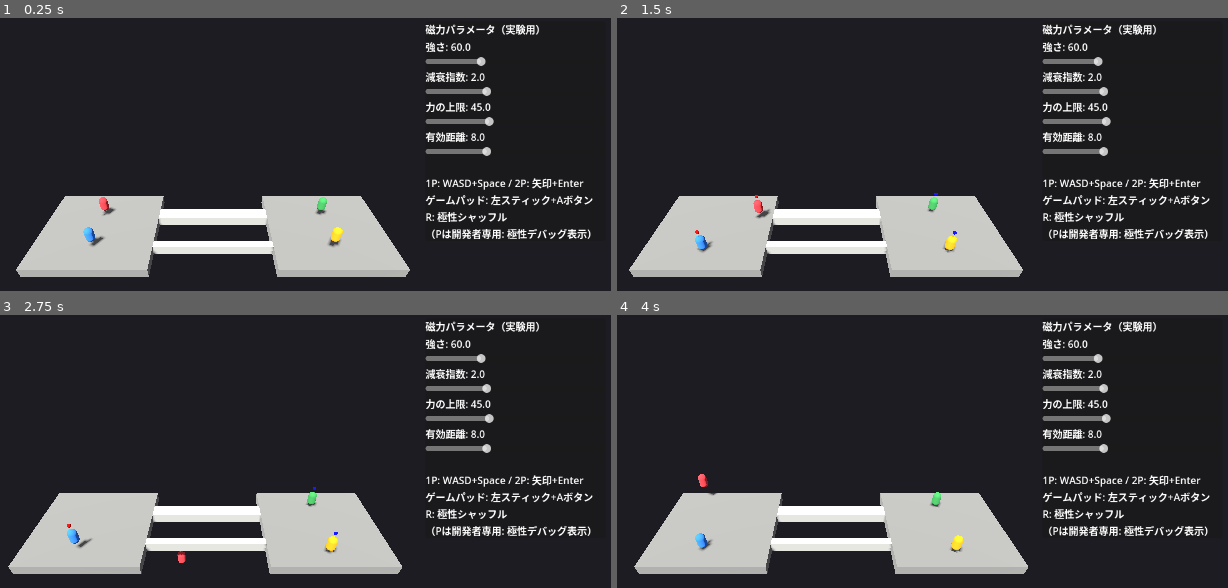
Above: before the commit, frames 1-4 (two rows, left to right).
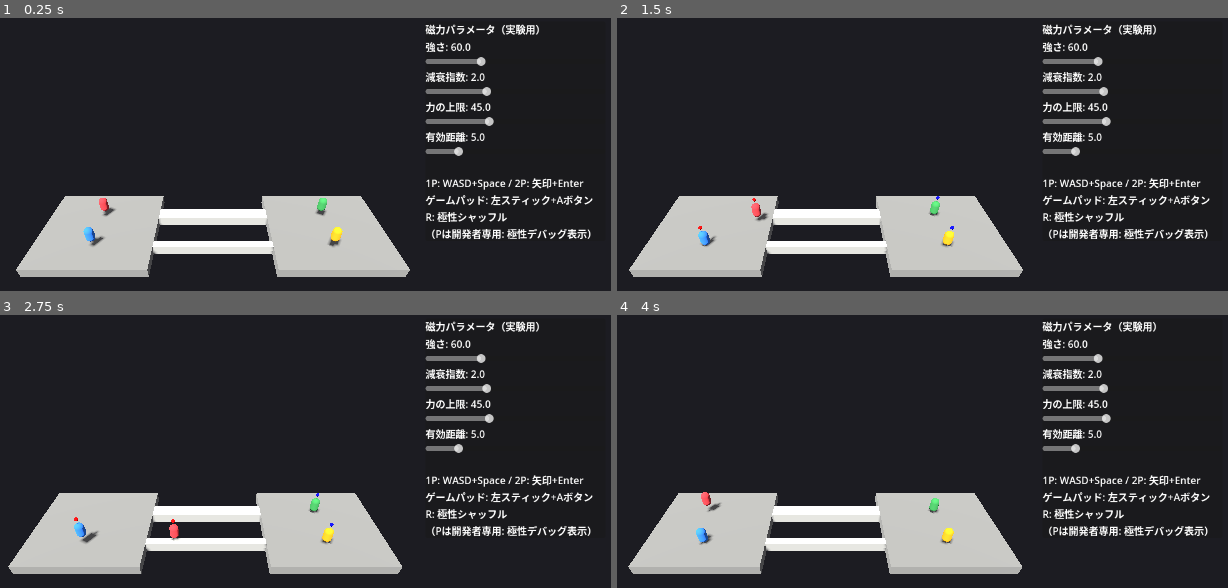
Above: after the commit, the same moments.

Repository: punkdrunker0087-tech/AI-SideBusiness-Lab
Game: Godot game, scene res://main.tscn
Same seed, same stepped clock (60 frames per second), same inputs: the game is played once before the commit and once after it.
Inputs:
- Up to frame 1 (0.25 s): no input
- Up to frame 2 (1.5 s): tap Enter at 0.5 s; hold D 0.53-1.28 s; tap R at 0.6 s; tap Space at 0.77 s; hold S from 1.28 s (still down); tap P at 1.35 s
- Up to frame 3 (2.75 s): tap Space at 1.52 s; release S at 2.03 s; hold D from 2.03 s (still down); hold Enter from 2.03 s (still down)
- Up to frame 4 (4 s): release D at 2.78 s; release Enter at 2.78 s; hold W 2.78-3.53 s; tap R at 2.85 s; tap Space at 3.02, 3.77 s; hold A from 3.53 s (still down); tap P at 3.6 s

The runs differ from the first frame. In frame 1, 0.2% of the frame differs, in the area x 13-81%, y 42-83%; in frame 2, 0.7%; in frame 3, 0.9%; in frame 4, 1.9%, in the area x 1-81%, y 42-95%.

Commit message:
実験ログ#1: 有効距離のデフォルトを5.0に変更
初回プレイの観察「有効距離5前後が『いきなり反発、くっつく』で
良い感触」を反映。観察と派生仮説をLOG.mdに記録。

Co-Authored-By: Claude Fable 5 <noreply@anthropic.com>
Claude-Session: https://claude.ai/code/session_01Rkj7DBL94ZcXm1ErvCQ9eV

Diff:
--- a/magnet-game/toy0/game.gd
+++ b/magnet-game/toy0/game.gd
@@ -24,7 +24,7 @@
 	"strength": 60.0,  # 磁力の強さ
 	"exponent": 2.0,   # 距離減衰の指数（現実の磁石は2〜4。小さいほど遠くまで効く）
 	"max_force": 45.0, # 力の上限（近距離での吹っ飛びすぎ防止）
-	"range": 8.0,      # 有効距離（これより遠いと磁力ゼロ）
+	"range": 5.0,      # 有効距離（これより遠いと磁力ゼロ）。実験ログ#1: 5前後が「いきなり反発、くっつく」で良い
 }
 var debug_polarity_visible := false
 var camera: Camera3D
Not shown, added: magnet-game/toy0/LOG.md
